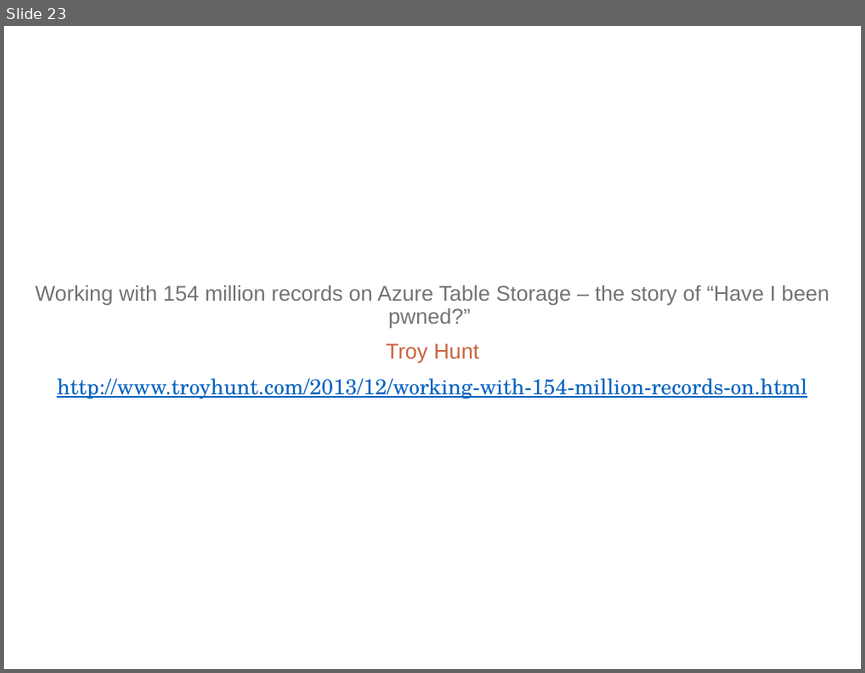
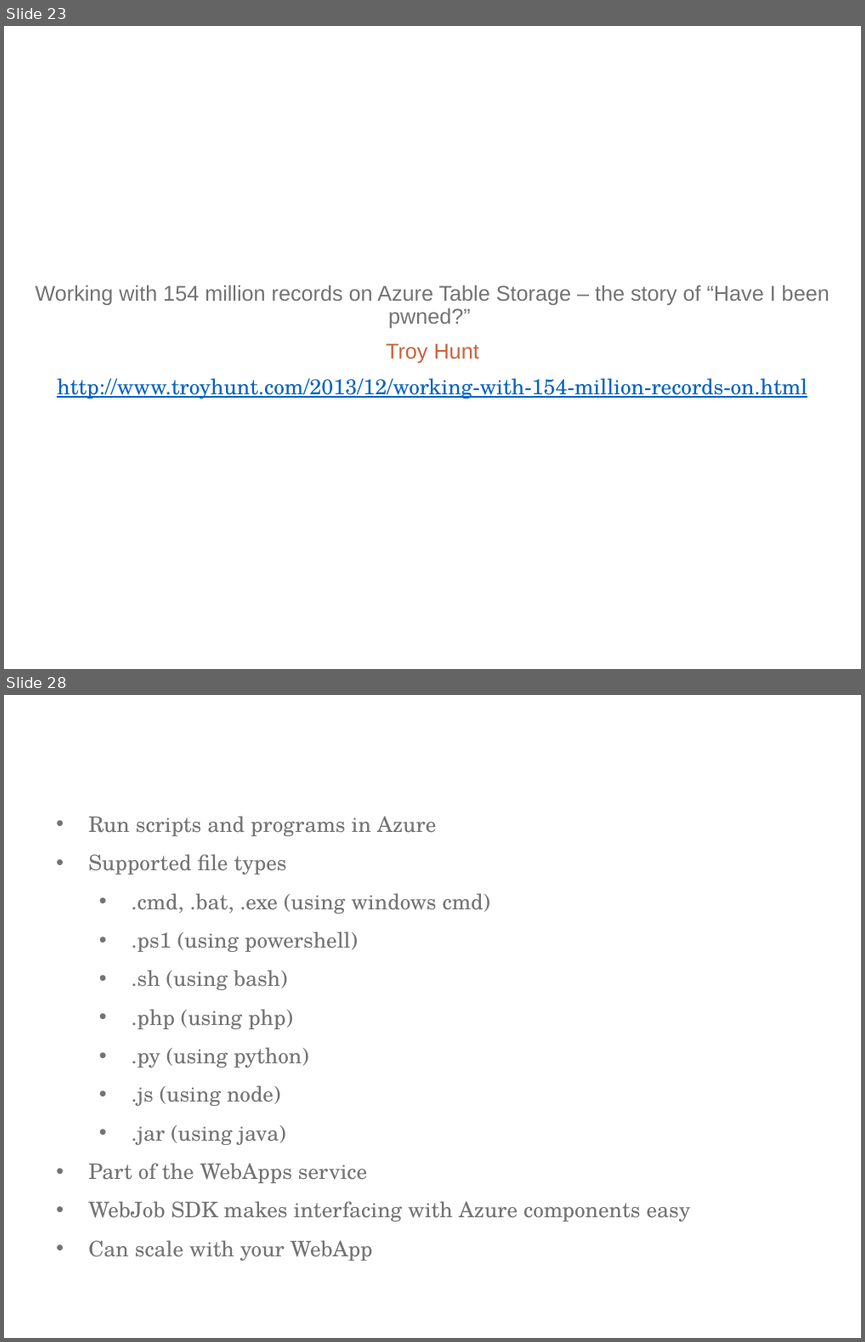
Before and after one commit to ritasker/Presentations-Archive, a slide deck: Current/Azure The Good Parts Web Apps/AzureTheGoodParts-WebApps.pptx. Shown one above the other, each under a label of ours: slide 23 before the commit, slides 23 and 28 after it; the slides between them are not shown. The pictures are 865x673 and 865x1342 pixels, drawn with LibreOffice and Linux fonts; fonts in the diff are those of the drawing; background and template pictures are left out. Boxes give left, top, right and bottom in pixels: in the first picture for what was removed or moved away, otherwise in the second. Text is boxed around its words. In the diff, an @@ line names an element or a change of style, - is before the commit and + after.

```diff
--- a/Current/Azure The Good Parts Web Apps/AzureTheGoodParts-WebApps.pptx
+++ b/Current/Azure The Good Parts Web Apps/AzureTheGoodParts-WebApps.pptx
@@ slide 28 added at (x1=4, y1=695, x2=861, y2=1338), background picture (left out) @@
@@ text added at (x1=88, y1=816, x2=691, y2=1260), 18 pt, text #737373 @@
+• Run scripts and programs in Azure
+• Supported file types
+  • .cmd, .bat, .exe (using windows cmd)
+  • .ps1 (using powershell)
+  • .sh (using bash)
+  • .php (using php)
+  • .py (using python)
+  • .js (using node)
+  • .jar (using java)
+• Part of the WebApps service
+• WebJob SDK makes interfacing with Azure components easy
+• Can scale with your WebApp
```
Also in this commit, not shown: 9 other slides added, 7 slides removed, 1 other file.
